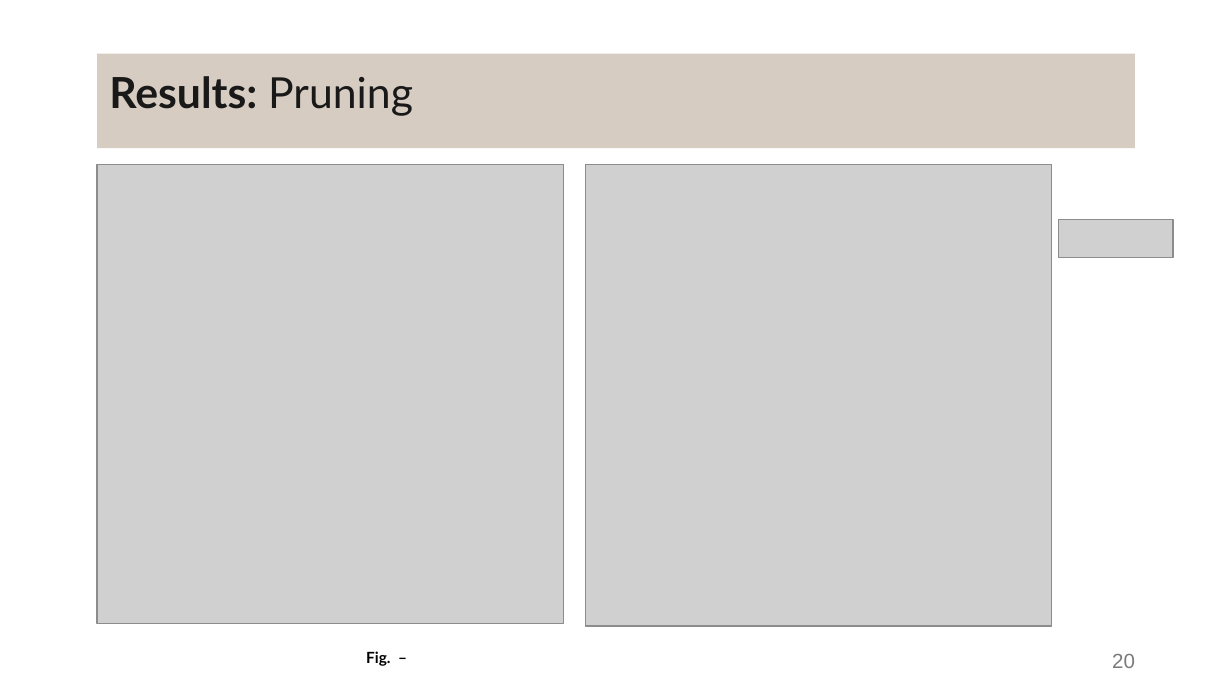
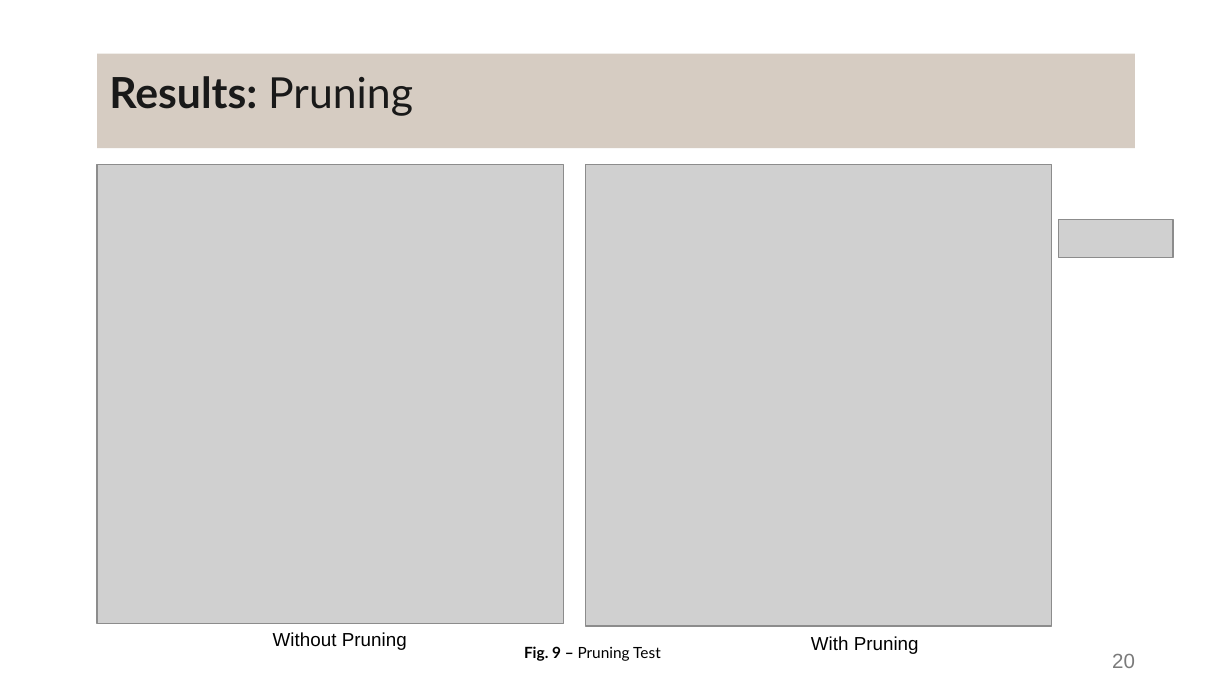
Before and after one commit to DanielaTomas/FCUP-SCHEDULE, a slide deck: slide 20 of Docs/Presentation.pptx. Drawn at 1232x693 pixels with LibreOffice and Linux fonts; fonts in the diff are those of the drawing; grey boxes stand for pictures. Boxes give left, top, right and bottom in pixels: in the first picture for what was removed or moved away, otherwise in the second. Text is boxed around its words. In the diff, an @@ line names an element or a change of style, - is before the commit and + after.

```diff
--- a/Docs/Presentation.pptx
+++ b/Docs/Presentation.pptx
@@ text added at box(273, 632, 407, 650), 11 pt, text #000000 @@
+Without Pruning
@@ text at box(524, 646, 661, 661): text changed; bold off @@
-Fig. –
+Fig. 9 – Pruning Test
@@ text added at box(811, 636, 919, 654), 11 pt, text #000000 @@
+With Pruning
```
Also in this commit, not shown: 19 other slides changed.
